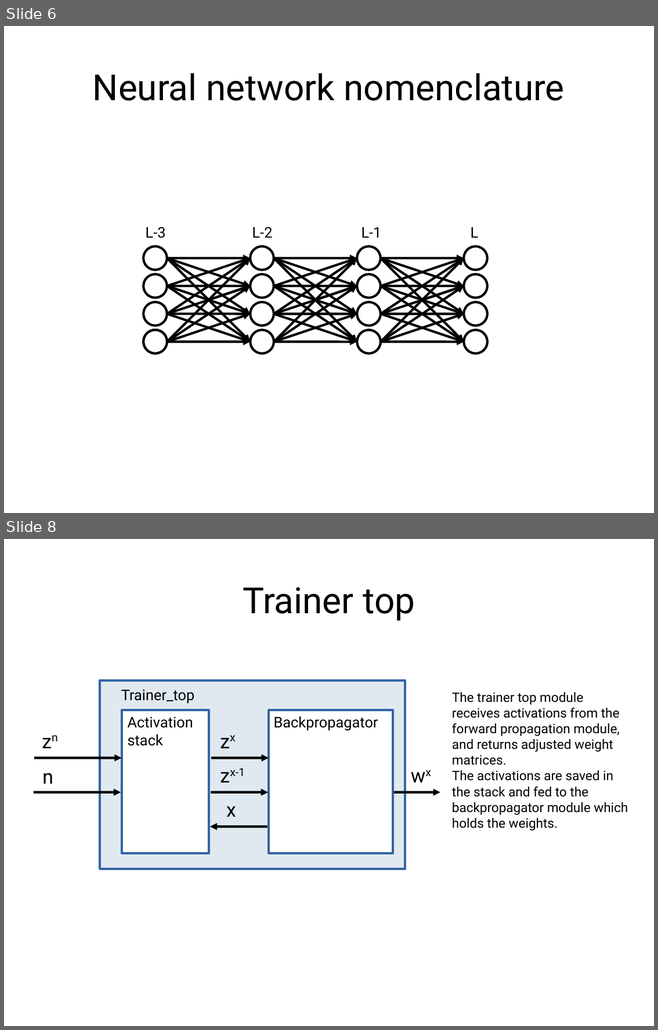
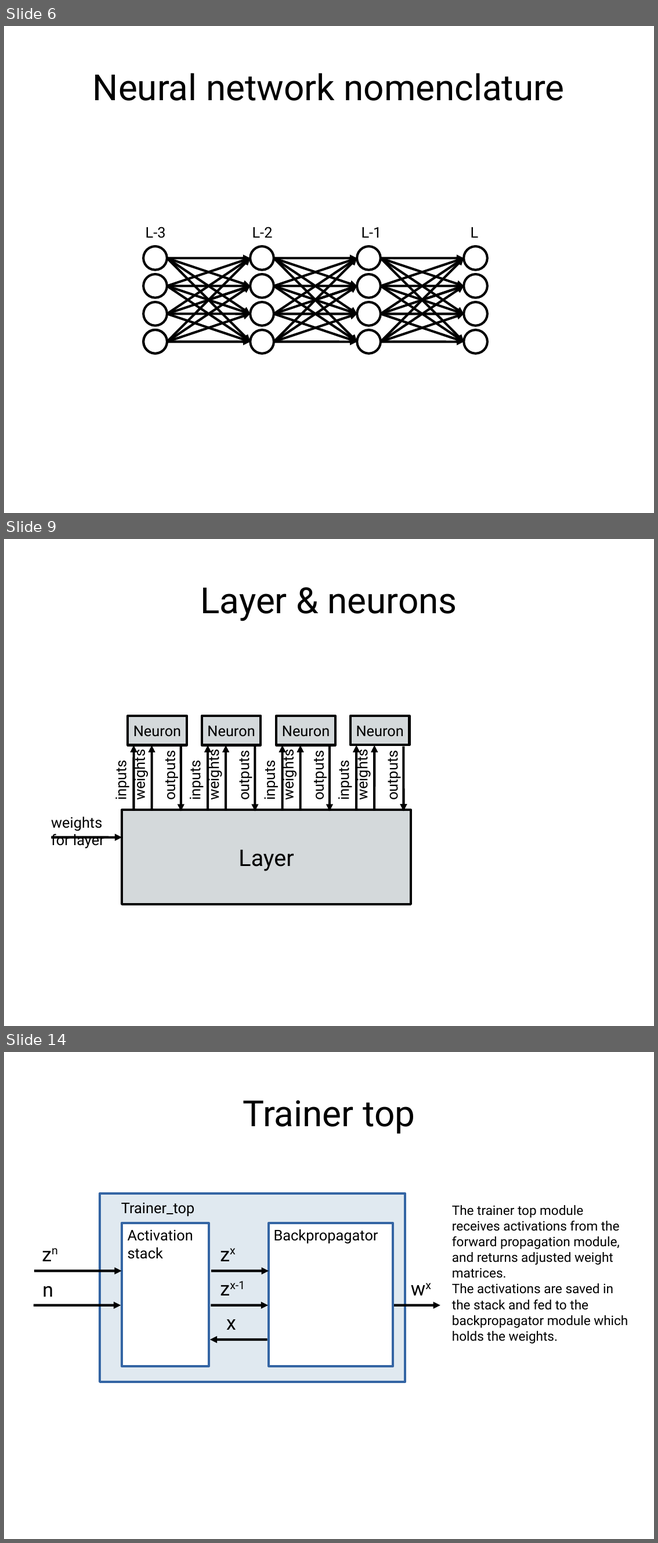
Before and after one commit to MihailoIsakov/layer_multiplex_nn, a slide deck: backpropagation/docs/doc.odp. Shown one above the other, each under a label of ours: slides 6 and 8 before the commit, slides 6, 9 and 14 after it; the slides between them are not shown. The pictures are 658x1030 and 658x1543 pixels, drawn with LibreOffice and Linux fonts; fonts in the diff are those of the drawing. Boxes give left, top, right and bottom in pixels: in the first picture for what was removed or moved away, otherwise in the second. Text is boxed around its words. In the diff, an @@ line names an element or a change of style, - is before the commit and + after.

```diff
--- a/backpropagation/docs/doc.odp
+++ b/backpropagation/docs/doc.odp
@@ slide 9 added at (x1=4, y1=539, x2=654, y2=1026), background #FFFFFF @@
@@ title added at (x1=200, y1=588, x2=456, y2=621), 44 pt, text #000000 @@
+Layer & neurons
@@ rectangle added at (x1=128, y1=716, x2=187, y2=745), fill #D4D9DB, outline #000000 2.89 pt, 18 pt, text #000000 @@
+Neuron
@@ rectangle added at (x1=202, y1=716, x2=261, y2=745), fill #D4D9DB, outline #000000 2.89 pt, 18 pt, text #000000 @@
+Neuron
@@ rectangle added at (x1=277, y1=716, x2=335, y2=745), fill #D4D9DB, outline #000000 2.89 pt, 18 pt, text #000000 @@
+Neuron
@@ rectangle added at (x1=351, y1=716, x2=409, y2=745), fill #D4D9DB, outline #000000 2.89 pt, 18 pt, text #000000 @@
+Neuron
@@ arrow added from (134, 810) to (134, 745), #000000 2.89 pt @@
@@ arrow added from (152, 810) to (152, 745), #000000 2.89 pt @@
@@ arrow added from (181, 747) to (181, 812), #000000 2.89 pt @@
@@ arrow added from (208, 810) to (208, 745), #000000 2.89 pt @@
@@ arrow added from (226, 810) to (226, 745), #000000 2.89 pt @@
@@ arrow added from (255, 747) to (255, 812), #000000 2.89 pt @@
@@ arrow added from (282, 810) to (282, 745), #000000 2.89 pt @@
@@ arrow added from (300, 810) to (300, 745), #000000 2.89 pt @@
@@ arrow added from (329, 747) to (329, 812), #000000 2.89 pt @@
@@ arrow added from (357, 810) to (357, 745), #000000 2.89 pt @@
@@ arrow added from (374, 810) to (374, 745), #000000 2.89 pt @@
@@ arrow added from (404, 747) to (404, 812), #000000 2.89 pt @@
@@ text added at (x1=111, y1=764, x2=130, y2=799), 18 pt, text #000000 @@
+inputs
@@ text added at (x1=129, y1=754, x2=148, y2=799), 18 pt, text #000000 @@
+weights
@@ text added at (x1=159, y1=755, x2=179, y2=799), 18 pt, text #000000 @@
+outputs
@@ text added at (x1=185, y1=764, x2=204, y2=799), 18 pt, text #000000 @@
+inputs
@@ text added at (x1=204, y1=754, x2=223, y2=799), 18 pt, text #000000 @@
+weights
@@ text added at (x1=234, y1=755, x2=253, y2=799), 18 pt, text #000000 @@
+outputs
@@ text added at (x1=259, y1=764, x2=278, y2=799), 18 pt, text #000000 @@
+inputs
@@ text added at (x1=278, y1=754, x2=297, y2=799), 18 pt, text #000000 @@
+weights
@@ text added at (x1=308, y1=755, x2=327, y2=799), 18 pt, text #000000 @@
+outputs
@@ text added at (x1=333, y1=764, x2=353, y2=799), 18 pt, text #000000 @@
+inputs
@@ text added at (x1=352, y1=754, x2=371, y2=799), 18 pt, text #000000 @@
+weights
@@ text added at (x1=382, y1=755, x2=401, y2=799), 18 pt, text #000000 @@
+outputs
@@ text added at (x1=51, y1=817, x2=104, y2=849), 18 pt, text #000000 @@
+weights for layer
@@ rectangle added at (x1=122, y1=810, x2=411, y2=904), fill #D4D9DB, outline #000000 2.89 pt, 28 pt, text #000000 @@
+Layer
@@ arrow added from (51, 837) to (122, 837), #000000 2.89 pt @@
@@ what was slide 8 is now slide 14 @@
```
Also in this commit, not shown: 1 slide changed, 5 other slides added.
